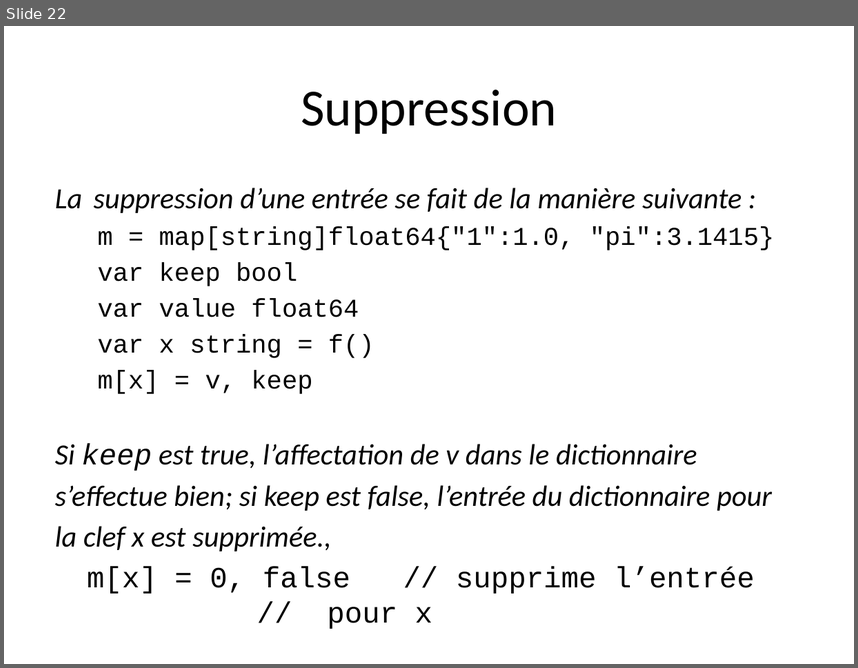
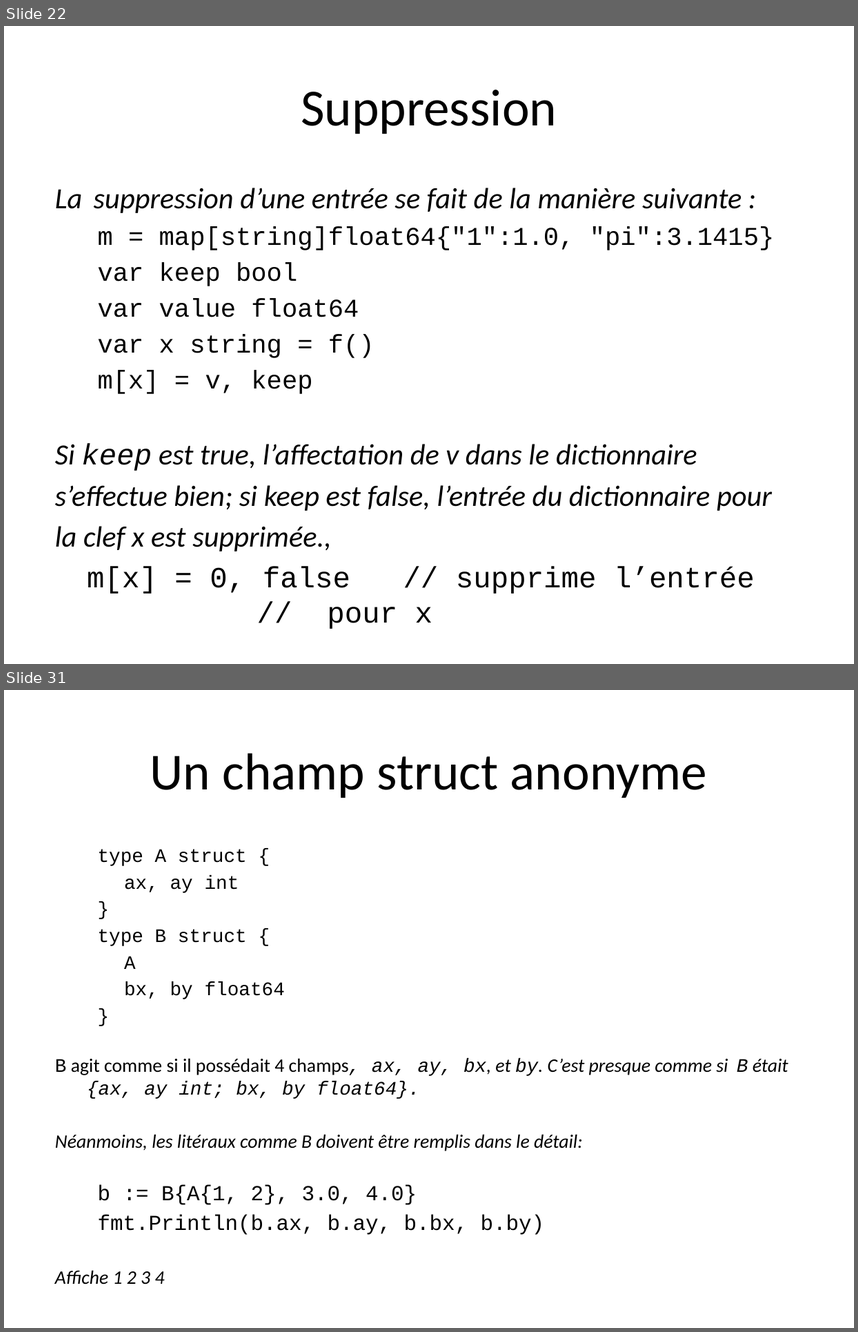
Before and after one commit to trash-anger/golang-france, a slide deck: Go-documentation/cours-general/Go-partie2.pptx. Shown one above the other, each under a label of ours: slide 22 before the commit, slides 22 and 31 after it; the slides between them are not shown. The pictures are 858x668 and 858x1332 pixels, drawn with LibreOffice and Linux fonts; fonts in the diff are those of the drawing; background and template pictures are left out. Boxes give left, top, right and bottom in pixels: in the first picture for what was removed or moved away, otherwise in the second. Text is boxed around its words. In the diff, an @@ line names an element or a change of style, - is before the commit and + after.

```diff
--- a/Go-documentation/cours-general/Go-partie2.pptx
+++ b/Go-documentation/cours-general/Go-partie2.pptx
@@ slide 31 added at (4,690,854,1328), background #FFFFFF @@
@@ title added at (150,753,707,798), 44 pt, text #000000 @@
+Un champ struct anonyme
@@ text added at (55,849,789,1234), 16.1 pt, text #000000, italic @@
+  type A struct {
+  ax, ay int
+  }
+  type B struct {
+  A
+  bx, by float64
+  }
+B agit comme si il possédait 4 champs, ax, ay, bx, et by. C’est presque comme si B était {ax, ay int; bx, by float64}.
+Néanmoins, les litéraux comme B doivent être remplis dans le détail:
+  b := B{A{1, 2}, 3.0, 4.0}
+  fmt.Println(b.ax, b.ay, b.bx, b.by)
+Affiche 1 2 3 4
```
Also in this commit, not shown: 1 slide changed, 19 other slides added, 1 slide removed, 2 other files.
